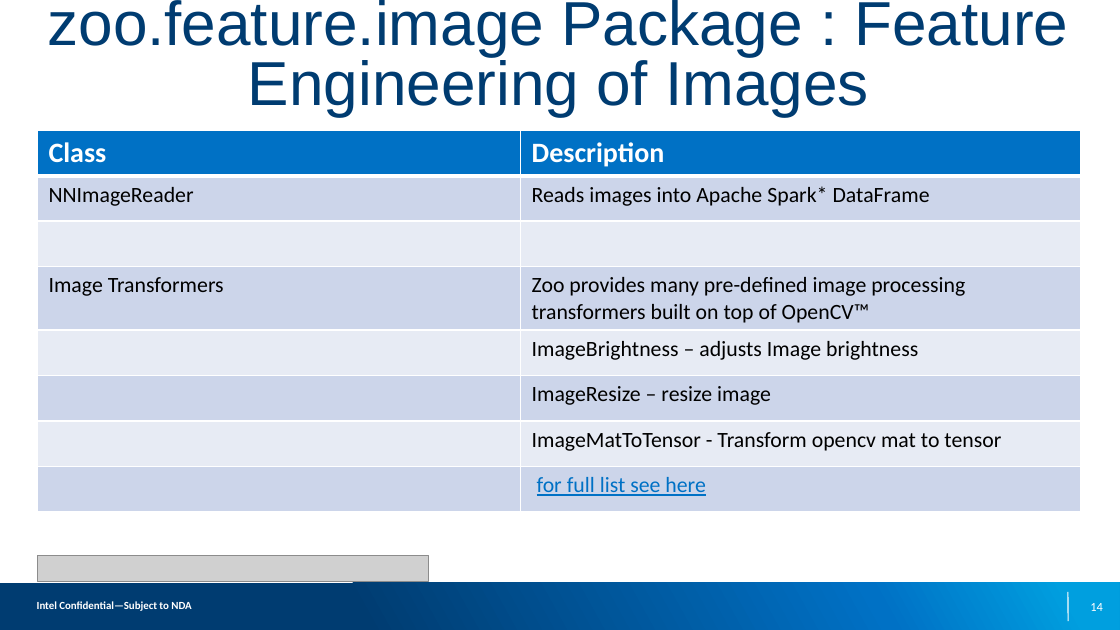
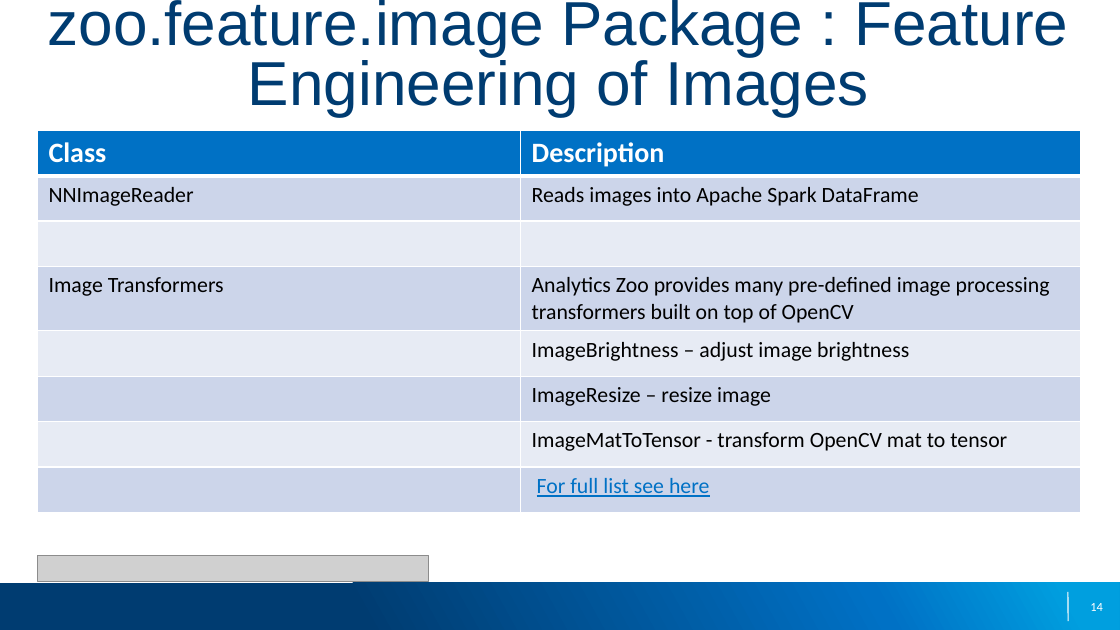
Before and after one commit to elephantscale/intel-analytics-zoo-tutorials, a slide deck: slide 14 of slides/1-Analytics-Zoo-Overview.pptx. Drawn at 1120x630 pixels with LibreOffice and Linux fonts; fonts in the diff are those of the drawing; grey boxes stand for pictures; background and template pictures are left out. Boxes give left, top, right and bottom in pixels: in the first picture for what was removed or moved away, otherwise in the second. Text is boxed around its words. In the diff, an @@ line names an element or a change of style, - is before the commit and + after.

Commit message:
fix overview slides [2]
- incorporated Intel feedback
- taken care of of copyright signs

```diff
--- a/slides/1-Analytics-Zoo-Overview.pptx
+++ b/slides/1-Analytics-Zoo-Overview.pptx
@@ table at box(37, 130, 1080, 512) @@
-row 2, column 2: Reads images into Apache Spark* DataFrame
+row 2, column 2: Reads images into Apache Spark DataFrame
-row 4, column 2: Zoo provides many pre-defined image processing transformers built on top of OpenCV™
+row 4, column 2: Analytics Zoo provides many pre-defined image processing transformers built on top of OpenCV
-row 5, column 2: ImageBrightness – adjusts Image brightness
+row 5, column 2: ImageBrightness – adjust image brightness
-row 7, column 2: ImageMatToTensor - Transform opencv mat to tensor
+row 7, column 2: ImageMatToTensor - transform OpenCV mat to tensor
-row 8, column 2: for full list see here
+row 8, column 2: For full list see here
@@ text removed at box(37, 601, 191, 611) @@
-Intel Confidential—Subject to NDA
```
Also in this commit, not shown: 40 other slides changed, 1 slide added, 1 slide removed.
